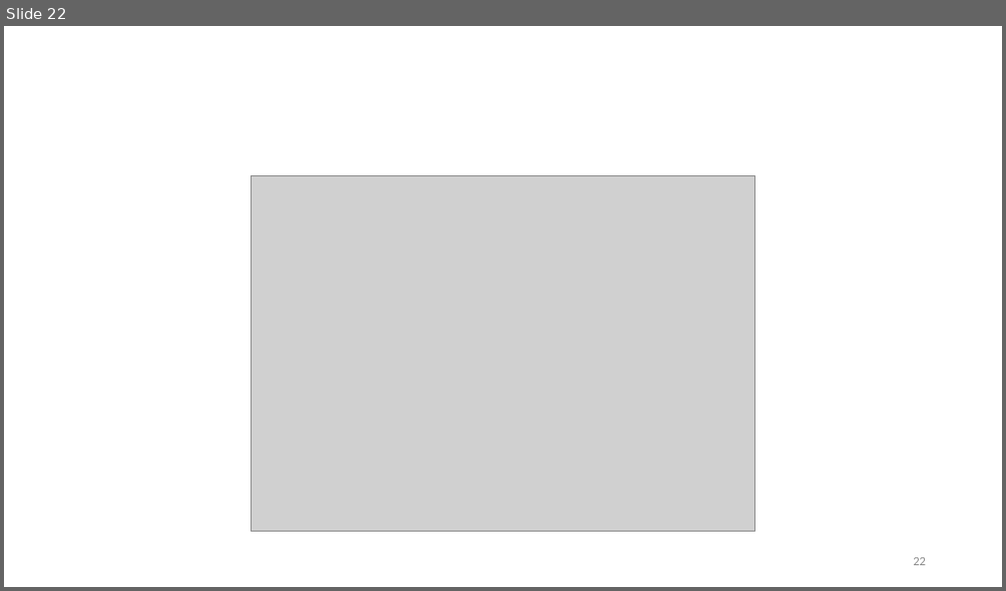
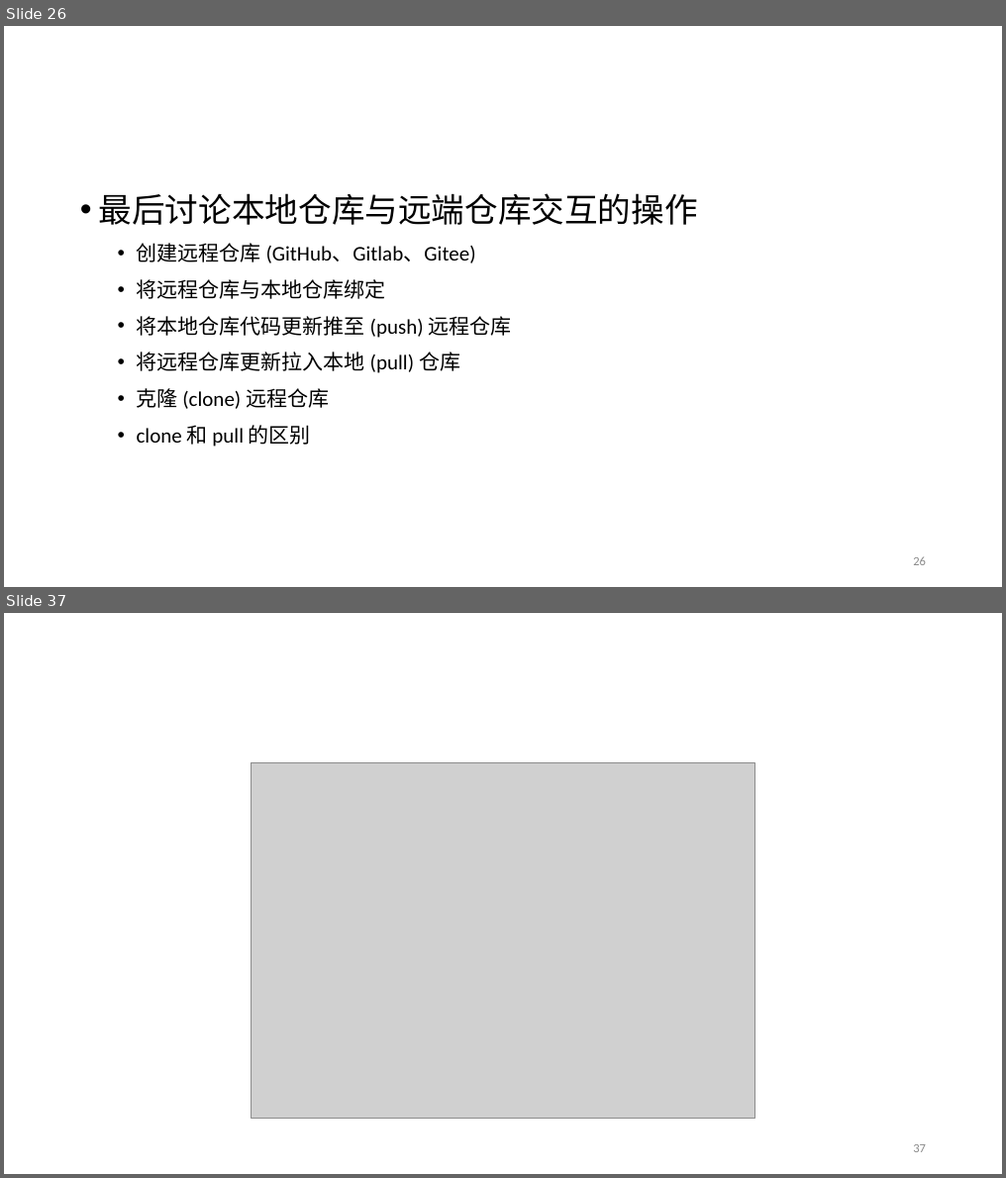
Before and after one commit to fantasysee/Git4Beginners_ICAIS, a slide deck: Git_Tutorial_ICAIS.pptx. Shown one above the other, each under a label of ours: slide 22 before the commit, slides 26 and 37 after it; the slides between them are not shown. The pictures are 1006x591 and 1006x1178 pixels, drawn with LibreOffice and Linux fonts; fonts in the diff are those of the drawing; grey boxes stand for pictures; background and template pictures are left out. Boxes give left, top, right and bottom in pixels: in the first picture for what was removed or moved away, otherwise in the second. Text is boxed around its words. In the diff, an @@ line names an element or a change of style, - is before the commit and + after.

```diff
--- a/Git_Tutorial_ICAIS.pptx
+++ b/Git_Tutorial_ICAIS.pptx
@@ slide 26 added at [4,26,1002,587], background #FFFFFF @@
@@ title added at [291,48,762,82], 44 pt, text #FFFFFF, bold @@
+Local Repo
@@ text added at [99,193,698,447], 20 pt, text #000000 @@
+• 最后讨论本地仓库与远端仓库交互的操作
+  • 创建远程仓库 (GitHub、Gitlab、Gitee)
+  • 将远程仓库与本地仓库绑定
+  • 将本地仓库代码更新推至 (push) 远程仓库
+  • 将远程仓库更新拉入本地 (pull) 仓库
+  • 克隆 (clone) 远程仓库
+  • clone 和 pull 的区别
@@ page number added at [913,557,926,566], 12 pt, text #8C8C8C @@
+26
@@ what was slide 22 is now slide 37 @@
@@ page number at [913,1145,926,1153]: text changed @@
-22
+37
```
Also in this commit, not shown: 7 slides changed, 14 other slides added, 6 other files.
